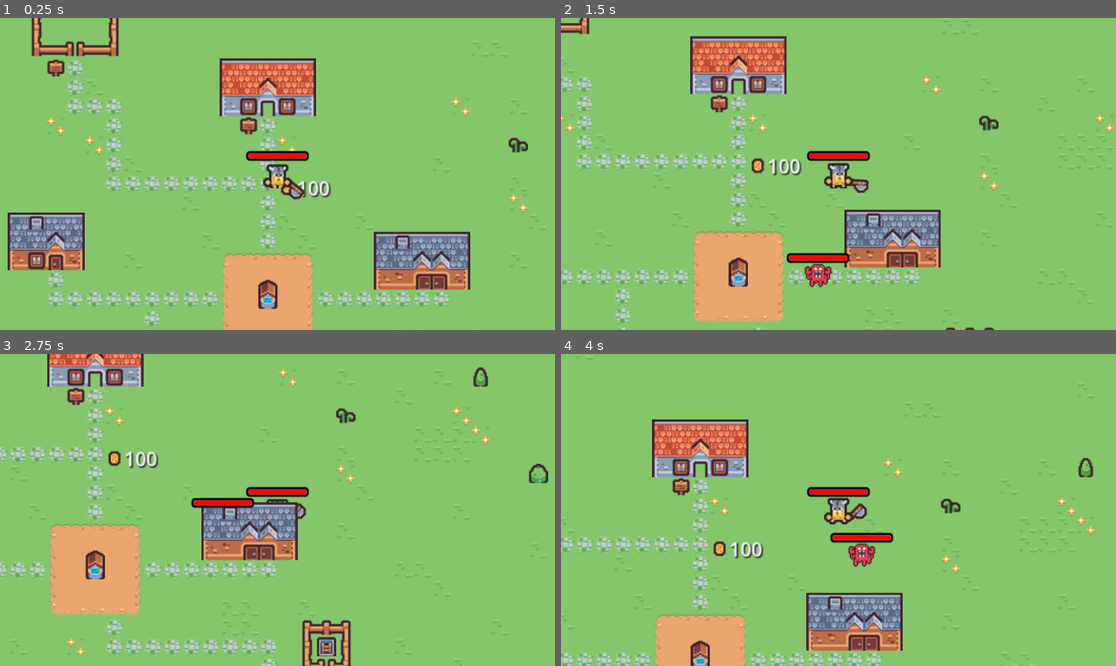
Above: before the commit, frames 1-4 (two rows, left to right).
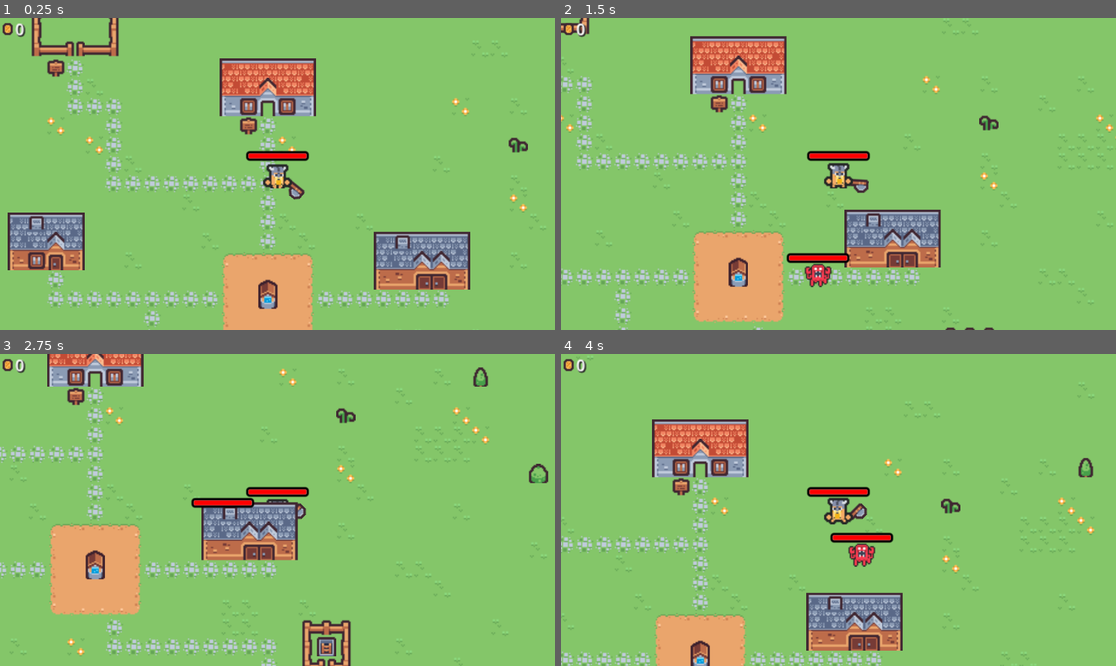
Above: after the commit, the same moments.

Repository: GodEmperorDaniel/crab-survivor
Game: Godot game, scene res://Scenes/Main_Scene.tscn
Same seed, same stepped clock (60 frames per second), same inputs: the game is played once before the commit and once after it.
Inputs (mouse positions are in pixels of both pictures, inside the frame that each line leads up to):
- Up to frame 1 (0.25 s): no input
- Up to frame 2 (1.5 s): tap Enter at 0.5 s; move the mouse to (960, 158) at 0.52 s; press the mouse at (960, 158) at 0.53 s; hold D (move_right) 0.53-1.28 s; move the mouse to (727, 189) at 1.27 s; release the mouse at (727, 189) at 1.28 s; hold S (move_down) from 1.28 s (still down); click (727, 189) at 1.35 s
- Up to frame 3 (2.75 s): move the mouse to (333, 441) at 2.02 s; release S (move_down) at 2.03 s; press the mouse at (333, 441) at 2.03 s; hold D (move_right) from 2.03 s (still down)
- Up to frame 4 (4 s): move the mouse to (810, 572) at 2.77 s; release D (move_right) at 2.78 s; release the mouse at (810, 572) at 2.78 s; hold W (move_up) 2.78-3.53 s; click (810, 572) at 2.85 s; move the mouse to (1005, 556) at 3.52 s; press the mouse at (1005, 556) at 3.53 s; hold A (move_left) from 3.53 s (still down)

The runs differ from the first frame. In frame 1, 0.4% of the frame differs, in the area x 0-60%, y 1-58%; in frame 2, 0.5%; in frame 3, 0.5%, in the area x 0-29%, y 1-37%; in frame 4, 0.5%.

Commit message:
Update hud when picking up cash

Diff:
--- a/Scenes/HUD.tscn
+++ b/Scenes/HUD.tscn
@@ -1,30 +1,36 @@
-[gd_scene load_steps=2 format=3 uid="uid://8nlmluv324ay"]
+[gd_scene load_steps=3 format=3 uid="uid://8nlmluv324ay"]
 
 [ext_resource type="Texture2D" uid="uid://0a2swy8muyhd" path="res://Tiles/tile_0093.png" id="1_0jsp6"]
+[ext_resource type="Script" path="res://Scripts/HUD.gd" id="1_t0m7c"]
 
-[node name="HUD" type="Control"]
+[node name="HUDLayer" type="CanvasLayer"]
+script = ExtResource("1_t0m7c")
+
+[node name="HUD" type="Control" parent="."]
 layout_mode = 3
 anchors_preset = 15
 anchor_right = 1.0
 anchor_bottom = 1.0
 grow_horizontal = 2
 grow_vertical = 2
+scale = Vector2(2, 2)
 
-[node name="Cash" type="HBoxContainer" parent="."]
-layout_mode = 0
+[node name="Cash" type="HBoxContainer" parent="HUD"]
+layout_mode = 1
 offset_right = 48.0
 offset_bottom = 23.0
 theme_override_constants/separation = 0
 
-[node name="Icon" type="TextureRect" parent="Cash"]
+[node name="Icon" type="TextureRect" parent="HUD/Cash"]
 layout_mode = 2
 texture = ExtResource("1_0jsp6")
 stretch_mode = 5
 
-[node name="Amount" type="Label" parent="Cash"]
+[node name="Amount" type="Label" parent="HUD/Cash"]
 layout_mode = 2
 size_flags_vertical = 1
 theme_override_colors/font_shadow_color = Color(0.158472, 0.158472, 0.158472, 1)
 theme_override_constants/shadow_offset_x = 1
 theme_override_constants/shadow_offset_y = 1
-text = "100"
+text = "0
+"
--- a/Scenes/Player.tscn
+++ b/Scenes/Player.tscn
@@ -96,6 +96,7 @@
 offset_top = -23.0
 offset_bottom = -7.0
 
+[connection signal="coin_picked_up" from="." to="." method="_on_coin_picked_up"]
 [connection signal="animation_finished" from="Animation/Weapon/Animation" to="Animation/Weapon" method="_on_attack_animation_finished"]
 [connection signal="animation_started" from="Animation/Weapon/Animation" to="Animation/Weapon" method="_on_attack_animation_started"]
 [connection signal="body_entered" from="Animation/Weapon/AttackArea" to="Animation/Weapon" method="_on_attack_landed"]
--- /dev/null
+++ b/Scripts/HUD.gd
@@ -0,0 +1,9 @@
+extends CanvasLayer
+
+@onready var _amount_text := $HUD/Cash/Amount
+var coins : int = 0 :
+	get:
+		return coins
+	set(new_value):
+		coins = new_value
+		_amount_text.text = str(coins)
--- a/Scripts/Player.gd
+++ b/Scripts/Player.gd
@@ -38,3 +38,7 @@
 
 func _on_died():
 	queue_free()
+
+
+func _on_coin_picked_up():
+	HUD.coins += 1
--- a/project.godot
+++ b/project.godot
@@ -18,6 +18,7 @@
 [autoload]
 
 Player="*res://Scenes/Player.tscn"
+HUD="*res://Scenes/HUD.tscn"
 
 [input]
 
